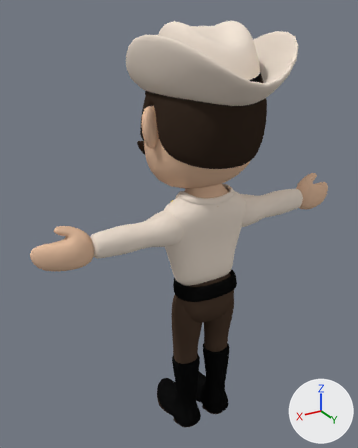
Before and after pictures for a commit that changed the Blender file projectdocs/gfx_wip/blender/sheriff_01.blend.
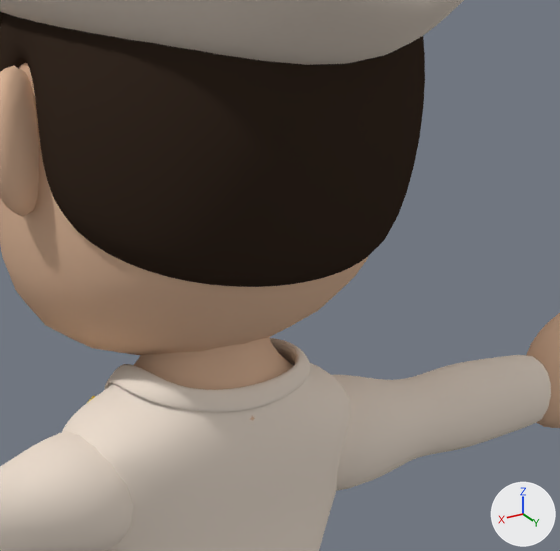
Each version appears first whole from a camera (50 mm lens) standing at (3.72, 5.59, 1.31) and looking at (0.2, -0.28, -1.63), and next in a close-up on the part from 41% to 85% of the width and 19% to 55% of the height. Every picture has the same lights, and +X, +Y and +Z are marked at lower right.
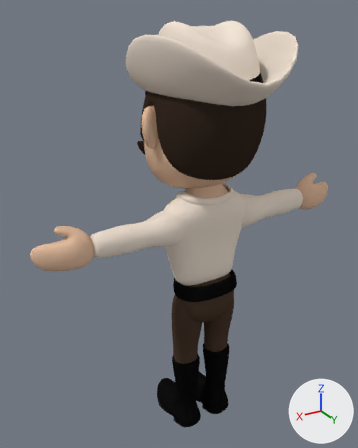
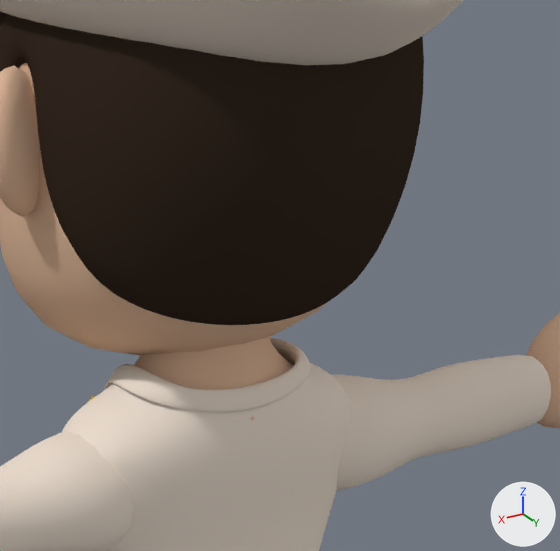
Boxes (x1, y1, x2, y2) around the edits, measured in the close-ups (560 x 551 px; the box of a moved part takes in the faces that stretch with it):
'Cube.008', reshaped: before (0, 13, 425, 287); after (0, 13, 424, 325)
part 1 of me_cube_009, moved or reshaped: before (30, 36, 425, 287); after (30, 36, 424, 325)

What the commit changed:
me_cube_009 has 37 vertices, 24 faces and spans x 0.0..0.72, y -0.8..0.86, z -0.57..0.91.
me_cube_009 is used by ob_cube_008; location (0.0, 0.0, 0.0).
Part 1, on me_cube_009:
Vertex 1 of me_cube_009 moves from (0.23, 0.65, -0.55) to (0.25, 0.48, -0.74).
Vertex 4 of me_cube_009 moves from (0.65, 0.28, -0.42) to (0.64, 0.24, -0.55).
Vertex 9 of me_cube_009 moves from (0.29, 0.8, 0.0) to (0.32, 0.77, -0.17).
Vertex 10 of me_cube_009 moves from (0.0, 0.67, -0.57) to (0.0, 0.52, -0.75).
Vertex 13 of me_cube_009 moves from (0.67, 0.35, -0.01) to (0.67, 0.34, -0.09).
Vertex 20 of me_cube_009 moves from (0.46, 0.54, -0.51) to (0.47, 0.39, -0.67).
Vertex 26 of me_cube_009 moves from (0.51, 0.64, -0.08) to (0.56, 0.57, -0.13).
Vertex 30 of me_cube_009 moves from (0.0, 0.86, 0.0) to (0.0, 0.83, -0.21).
